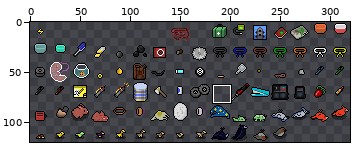
File history of a sprite sheet, gfx/MshockXotto+/small.png. The picture above shows the old version from afar; the outline marks the close-up.
Close-up. First the earlier version:
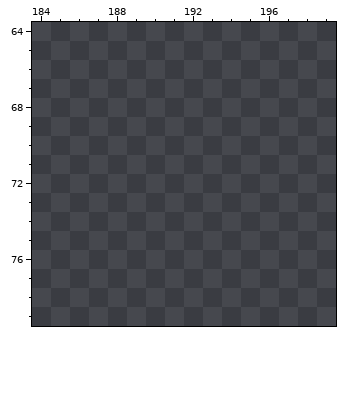
The file is 320x120 pixels. Pixels under 10% opacity are left out. Colours within 5 levels of each other are drawn and written as one. Shown: x 184..199, y 64..79. The old version is drawn lined up with the new one. The commit also changed other parts of the picture, which this record leaves out.
The same view after the edit:
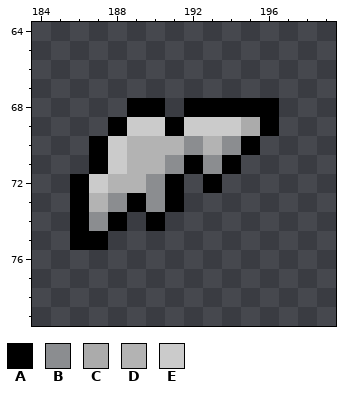
Palette (. is transparent): A #000000  B #8b8d90  C #ababab  D #b3b3b3  E #cbcbcb
Difference:
drawings rearranged on the sheet (the old picture shows each at its new place)
Colour A is added in row 68 at x 189 to 190 and 192 to 196; in row 69 at x 188, 191 and 196; in row 70 at x 187 and 195; in row 71 at x 187, 192 and 194; in row 72 at x 186, 191 and 193; in row 73 at x 186, 189 and 191.
Colour A is added in row 74 at x 186, 188 and 190; in row 75 at x 186 to 187.
Colour B is added in row 70 at x 192 and 194; in row 71 at x 191 and 193; in row 72 at x 190; in row 73 at x 188 and 190; in row 74 at x 187.
Colour C is added in row 69 at x 195.
Colour D is added in row 70 at x 189 to 191 and 193; in row 71 at x 189 to 190; in row 72 at x 188 to 189; in row 73 at x 187.
Colour E is added in row 69 at x 189 to 190 and 192 to 194; in rows 70 to 71 at x 188; in row 72 at x 187.
